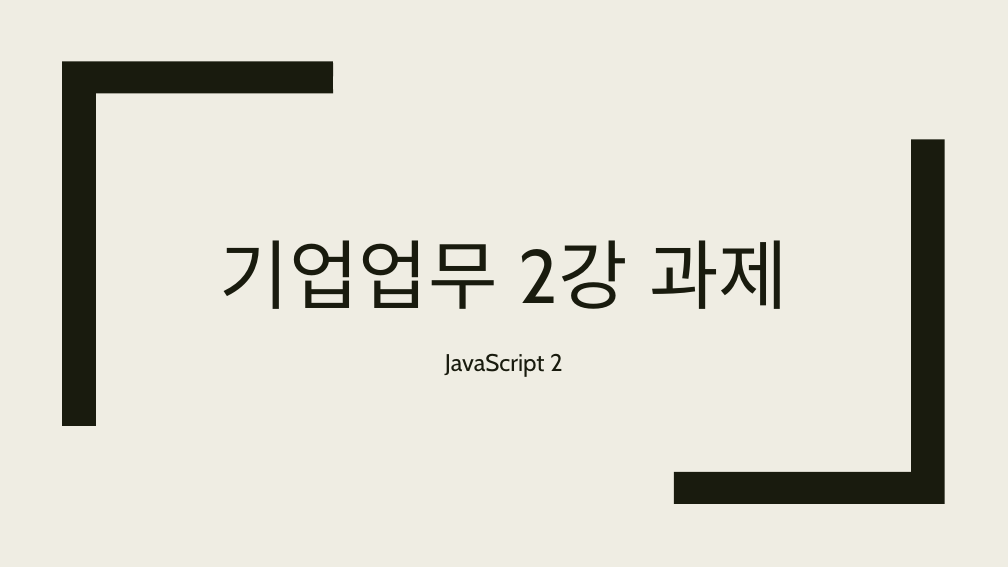
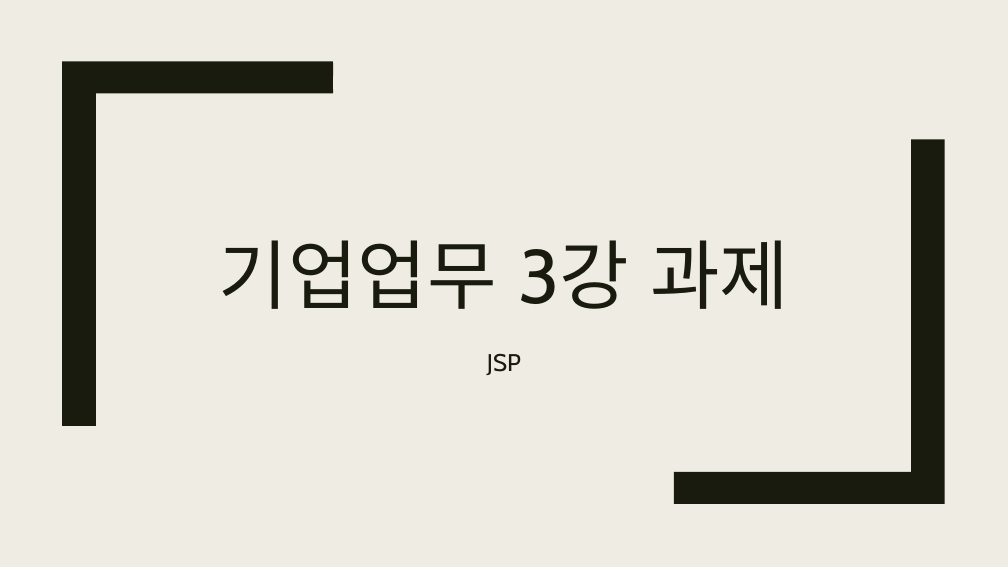
Before and after one commit to bino0130/politec-frontend, a slide deck: slide 1 of 기업업무 과제/기업업무 2강 과제(JavaScript 2) 남정현.pptx. Drawn at 1008x567 pixels with LibreOffice and Linux fonts; fonts in the diff are those of the drawing. Boxes give left, top, right and bottom in pixels: in the first picture for what was removed or moved away, otherwise in the second. Text is boxed around its words. In the diff, an @@ line names an element or a change of style, - is before the commit and + after.

```diff
--- a/기업업무 과제/기업업무 2강 과제(JavaScript 2) 남정현.pptx
+++ b/기업업무 과제/기업업무 2강 과제(JavaScript 2) 남정현.pptx
@@ title at <box>219,240,789,309</box>: text changed @@
-기업업무 2강 과제
+기업업무 3강 과제
@@ subtitle at <box>487,354,521,375</box>: text changed @@
-JavaScript 2
+JSP
```
Also in this commit, not shown: 48 other files.
